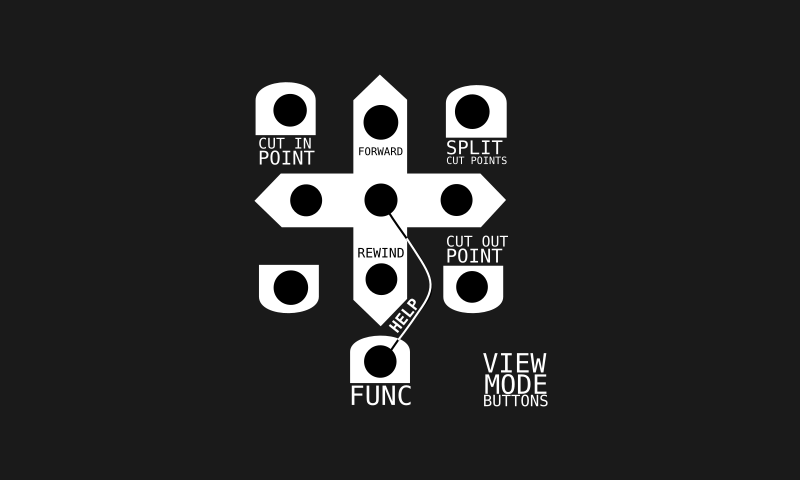
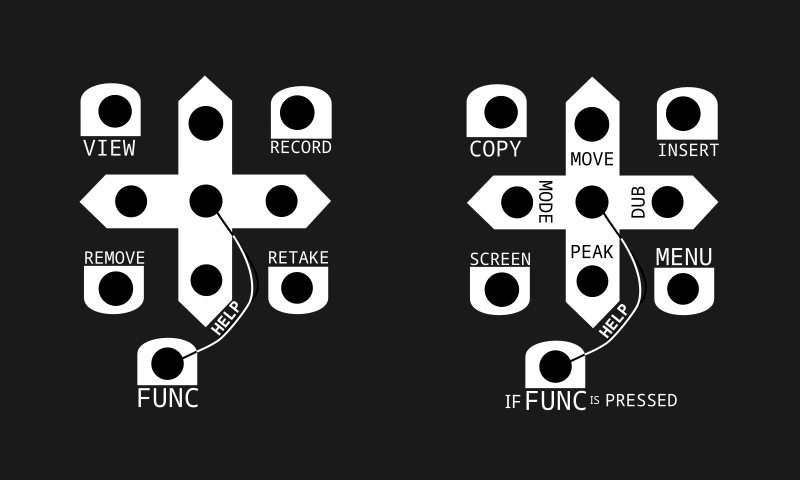
Comparing the layer stacks of the two 800px x 480px images. Changes:
hid "gonzopi-view-buttons.png #1" over [254, 74, 548, 407]
added layer "gonzopi-buttons-func-button-pressed.png #2" above "gonzopi-buttons-bw.png #2" over [466, 76, 719, 411]
added layer "gonzopi-buttons-bw.png #2" above "Layer" over [79, 75, 332, 408]
